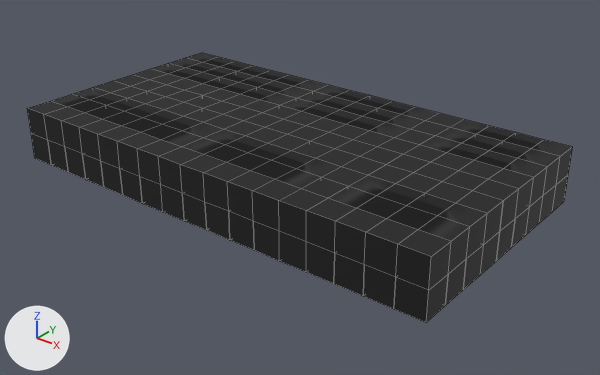
One commit to the FBX model Assets/3D Assets/wall.fbx: the scene before it, then after it.
Camera for both pictures: a 50 mm camera at (3.61, -4.33, 2.45) aimed at (0.16, -0.02, -0.23). Arrows for +X, +Y and +Z are at lower left; the lights stay in place. Mesh edges are drawn as thin lines. Where no turn or scale is listed for an object, it has been applied to the vertices. Vertices at the same position are counted once.
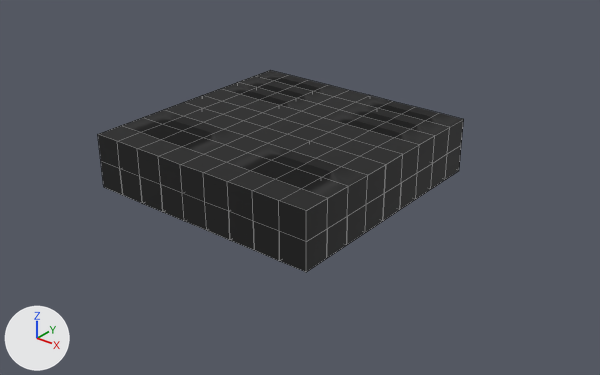
Changed parts and their boxes (x1, y1, x2, y2) in the pictures (600 x 375 px; the box of a moved part takes in the faces that stretch with it):
'Cube.001', reshaped (33% narrower, 25% shorter): before (27, 53, 573, 322); after (98, 70, 464, 272)
part 1 of me_cube_1162, deleted (black): before (252, 107, 573, 322)
part 2 of me_cube_1162, deleted (black): before (27, 53, 269, 187)
part 3 of me_cube_1162, moved or reshaped: before (137, 80, 348, 193); after (158, 85, 391, 211)

The change in detail:
me_cube_1162 is used by ob_cube_001; location (0.0, 0.0, 0.0).
me_cube_1162 had 1318 vertices, 1706 faces and spanned x -1.78..1.78, y -0.94..0.94, z -0.21..0.21.
me_cube_1162 now has 741 vertices, 912 faces and spans x -0.94..0.94, y -0.94..0.94, z -0.21..0.21.
me_cube_1162 part 1: 362 vertices removed from x 0.73..1.78, y -0.94..0.94, z -0.21..0.21.
me_cube_1162 part 2: 264 vertices removed from x -1.78..-0.94, y -0.94..0.94, z -0.21..0.21.
me_cube_1162 part 3: 49 vertices removed from x -0.31, y -0.94..0.94, z -0.21..0.21; 98 vertices added at x -0.1..0.1, y -0.94..0.94, z -0.21..0.21.
